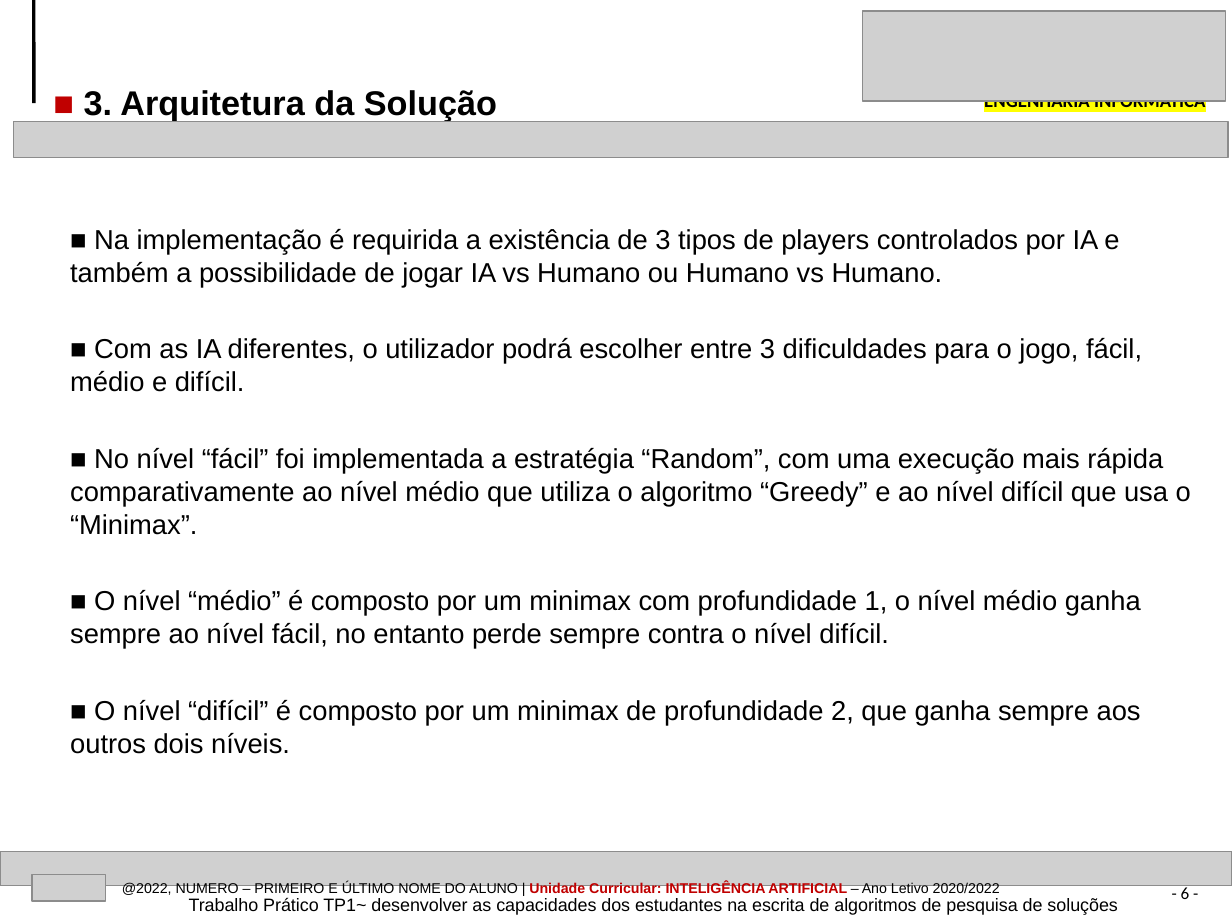
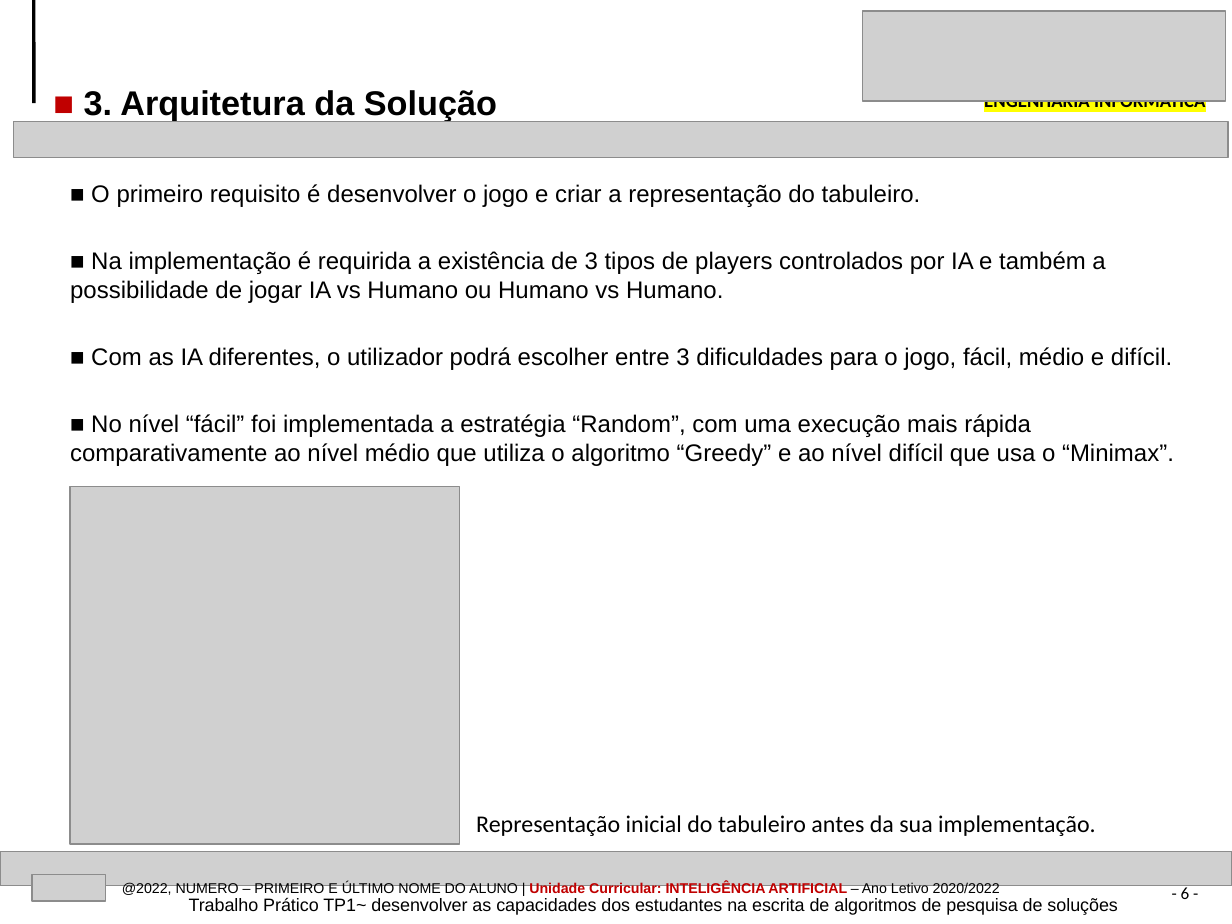
Before and after one commit to AlexandrePSantos/IA, a slide deck: slide 6 of EI-2021-2022-InteligenciaArtificial-TP1_NumeroAluno_1b.pptx. Drawn at 1232x924 pixels with LibreOffice and Linux fonts; fonts in the diff are those of the drawing; grey boxes stand for pictures. Boxes give left, top, right and bottom in pixels: in the first picture for what was removed or moved away, otherwise in the second. Text is boxed around its words. In the diff, an @@ line names an element or a change of style, - is before the commit and + after.

```diff
--- a/EI-2021-2022-InteligenciaArtificial-TP1_NumeroAluno_1b.pptx
+++ b/EI-2021-2022-InteligenciaArtificial-TP1_NumeroAluno_1b.pptx
@@ text "■ O primeiro requisito é ..." moved from (x1=70, y1=229, x2=1191, y2=754) to (x1=70, y1=184, x2=1174, y2=466) @@
@@ text at (x1=91, y1=184, x2=921, y2=207): paragraph added @@
+■ O primeiro requisito é desenvolver o jogo e criar a representação do tabuleiro.
@@ text at (x1=70, y1=251, x2=1174, y2=466): size 16 to 14 pt in "■ Na implementação é requirida a existência ...", "■ Com as IA diferentes, o utilizador ...", "■ No nível “fácil” foi implementada a ..." @@
@@ picture added at (x1=70, y1=487, x2=460, y2=844) @@
@@ text at (x1=70, y1=590, x2=1141, y2=754): paragraphs removed @@
-■ O nível “médio” é composto por um minimax com profundidade 1, o nível médio ganha sempre ao nível fácil, no entanto perde sempre contra o nível difícil.
-■ O nível “difícil” é composto por um minimax de profundidade 2, que ganha sempre aos outros dois níveis.
@@ text added at (x1=476, y1=815, x2=1096, y2=836), 14 pt, text #000000 @@
+Representação inicial do tabuleiro antes da sua implementação.
```
Also in this commit, not shown: 3 other slides changed, 35 other files.
